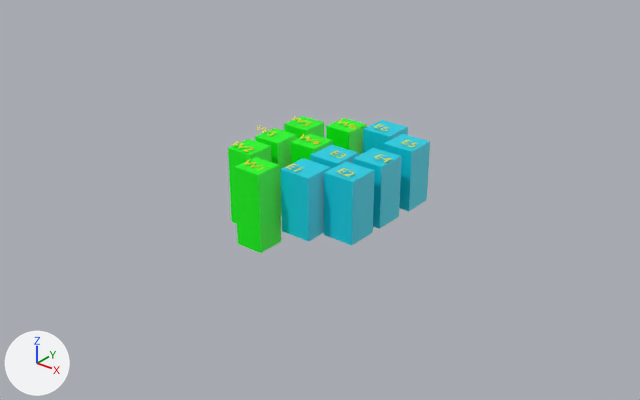
Before and after pictures for a commit that changed the glTF model public/models/campus.glb.
Both versions are drawn from a camera (50 mm lens) standing at (31.8, -40.7, 22.5) and looking at (0.4, -1.5, -1.8). Every picture has the same lights, and +X, +Y and +Z are marked at lower left. The picture after the commit comes second. Where no turn or scale is listed for an object, it has been applied to the vertices.
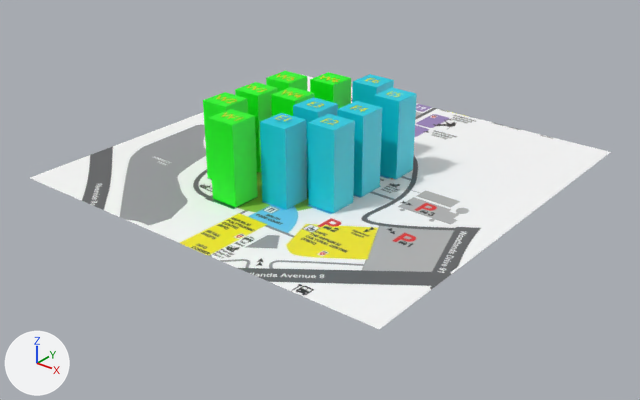
Boxes [x1, y1, x2, y2] around the edits, measured in the pictures (640 x 400 px):
'Plane', added
    after: [30, 75, 610, 329]
'Cube.004', moved
    before: [234, 157, 281, 253]
    after: [208, 109, 258, 207]
'Cube.006', moved, rescaled (8% narrower, 19% taller)
    before: [324, 162, 375, 245]
    after: [308, 114, 355, 213]
'Cube.009', moved, rescaled (17% taller)
    before: [281, 158, 331, 241]
    after: [260, 113, 307, 210]
'Cube.010', moved, rescaled (8% narrower, 19% taller)
    before: [383, 134, 430, 211]
    after: [374, 87, 417, 179]
'Cube.008', moved, rescaled (8% narrower, 18% taller)
    before: [353, 148, 402, 229]
    after: [337, 101, 382, 197]
'Cube', moved
    before: [255, 128, 297, 215]
    after: [235, 82, 278, 172]
'Cube.001', moved
    before: [228, 139, 272, 224]
    after: [203, 92, 248, 179]
'Cube.003', moved
    before: [326, 118, 367, 155]
    after: [310, 72, 351, 109]
'Cube.011', moved, rescaled
    before: [363, 120, 408, 153]
    after: [352, 74, 394, 105]
'Cube.007', moved, rescaled
    before: [310, 145, 359, 169]
    after: [293, 97, 338, 189]
'Cube.005', moved
    before: [291, 133, 333, 164]
    after: [271, 87, 314, 116]
'Cube.002', moved
    before: [284, 116, 324, 139]
    after: [266, 71, 307, 92]
'Text.010', moved
    before: [337, 168, 354, 177]
    after: [320, 118, 339, 125]
'Text.011', moved
    before: [374, 154, 392, 162]
    after: [350, 105, 368, 111]

The edits, one by one:
Picture 'rpmap' (img_rpmap) is new.
Material 'Material.016' (mat_material_016) is new.
Its texture is img_rpmap.
Mesh me_plane is new.
It has 4 vertices, 2 faces and spans x -13.1..13.1, y -13.1..13.1, z 0.0.
It uses material mat_material_016 (picture img_rpmap).
Object 'Cube' (ob_cube) moves from (-2.58, -2.13, 0.0) to (-3.53, -2.74, 3.01).
Object 'Cube.001' (ob_cube_001) moves from (-2.6, -4.53, 0.0) to (-3.67, -5.33, 3.01).
Object 'Cube.002' (ob_cube_002) moves from (-2.58, 0.63, 0.0) to (-3.59, 0.16, 3.01).
Object 'Cube.003' (ob_cube_003) moves from (-0.23, 2.04, 0.0) to (-1.21, 1.64, 3.01).
Object 'Cube.004' (ob_cube_004) moves from (-0.23, -6.46, 0.06) to (-1.24, -7.32, 3.07).
Object 'Cube.005' (ob_cube_005) moves from (-0.26, -1.46, 0.0) to (-1.21, -2.07, 3.01).
Object 'Cube.009' (ob_cube_009) moves from (2.07, -4.85, 0.0) to (1.13, -5.67, 2.4).
Object 'Cube.009' (ob_cube_009) is rescaled from (-1.02, -1.02, -2.0) to (-0.92, -0.92, -2.5).
Object 'Cube.006' (ob_cube_006) moves from (4.3, -3.67, 0.0) to (3.55, -4.39, 2.54).
Object 'Cube.006' (ob_cube_006) is rescaled from (-1.02, -1.02, -2.0) to (-0.92, -0.92, -2.5).
Object 'Cube.007' (ob_cube_007) moves from (2.07, -2.17, 0.0) to (1.12, -2.78, 2.54).
Object 'Cube.007' (ob_cube_007) is rescaled from (-1.02, -1.02, -2.0) to (-0.92, -0.92, -2.5).
Object 'Cube.008' (ob_cube_008) moves from (4.34, -0.99, 0.0) to (3.51, -1.68, 2.54).
Object 'Cube.008' (ob_cube_008) is rescaled from (-1.02, -1.02, -2.0) to (-0.92, -0.92, -2.5).
Object 'Cube.010' (ob_cube_010) moves from (4.43, 2.02, 0.0) to (3.71, 1.61, 2.54).
Object 'Cube.010' (ob_cube_010) is rescaled from (-1.02, -1.02, -2.0) to (-0.92, -0.92, -2.5).
Object 'Cube.011' (ob_cube_011) moves from (2.03, 3.2, 0.0) to (1.16, 2.91, 2.54).
Object 'Cube.011' (ob_cube_011) is rescaled from (-1.02, -1.02, -2.0) to (-0.92, -0.92, -2.5).
Object 'Text.010' (ob_text_010) moves from (3.93, -4.5, 2.2) to (3.01, -4.8, 5.07).
Object 'Text.011' (ob_text_011) moves from (4.39, -1.54, 2.21) to (3.01, -2.1, 5.06).
Object 'Plane' (ob_plane) is new; it shows me_plane.
Its location is (0.0, 0.0, 0.0).
